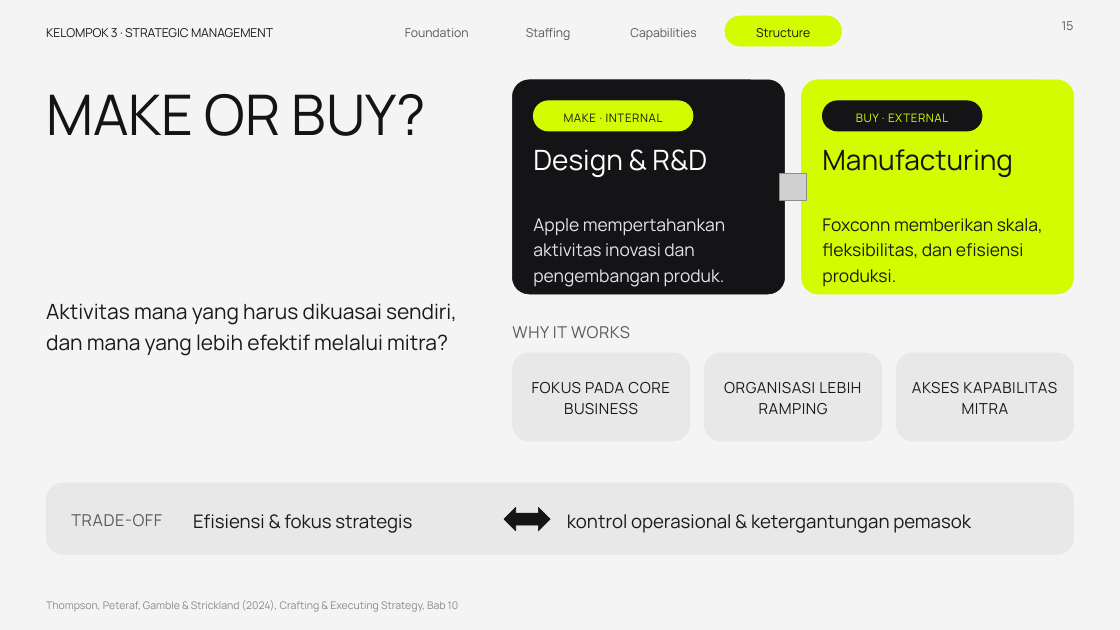
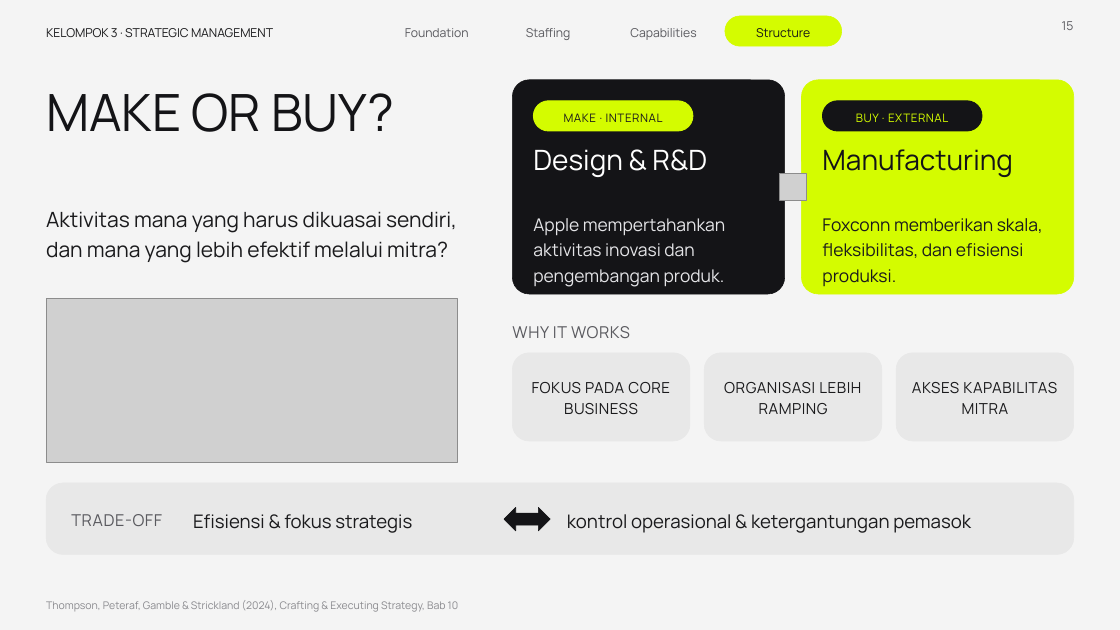
Before and after one commit to aslihabnuri/Dom-Manipulation, a slide deck: slide 15 of presentasi_ch10_kelompok3/SMJKT_Group 3_Aslih_Chapter 10 Strategy Execution.pptx. Drawn at 1120x630 pixels with LibreOffice and Linux fonts; fonts in the diff are those of the drawing; grey boxes stand for pictures. Boxes give left, top, right and bottom in pixels: in the first picture for what was removed or moved away, otherwise in the second. Text is boxed around its words. In the diff, an @@ line names an element or a change of style, - is before the commit and + after.

```diff
--- a/presentasi_ch10_kelompok3/SMJKT_Group 3_Aslih_Chapter 10 Strategy Execution.pptx
+++ b/presentasi_ch10_kelompok3/SMJKT_Group 3_Aslih_Chapter 10 Strategy Execution.pptx
@@ text "MAKE OR BUY?" at (x1=46, y1=93, x2=394, y2=132): size 48 to 44 pt @@
@@ text "Aktivitas mana yang harus dikuasai ..." moved from (x1=46, y1=303, x2=457, y2=356) to (x1=46, y1=211, x2=457, y2=263) @@
@@ picture added at (x1=46, y1=298, x2=458, y2=462) @@
```
Also in this commit, not shown: 4 other slides changed, 1 other file.
